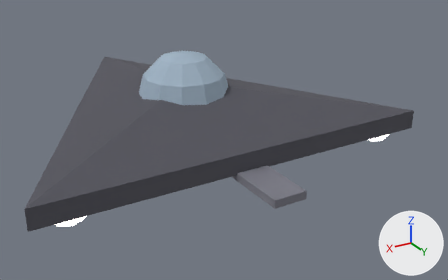
The glTF model models/triangle.glb: old version first, new version second.
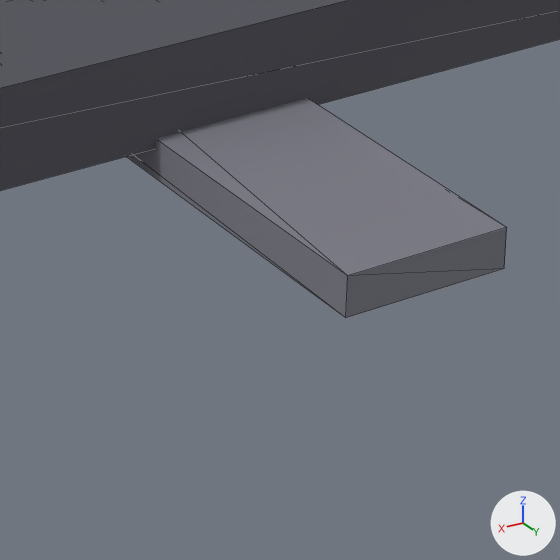
There are two pictures of each version: one whole from a 50 mm camera at (4.34, 8.47, 3.51) aimed at (-0.53, 0.36, -0.55), one close up on the part from 46% to 71% of the width and 52% to 92% of the height. The axes (+X, +Y, +Z) are drawn at lower right. The lights are the same throughout. The last two pictures show the newer version. The close-ups show mesh edges as thin lines. Where no turn or scale is listed for an object, it has been applied to the vertices. Vertices at exactly the same position are counted once.

The first close-up shows 'triangle'.
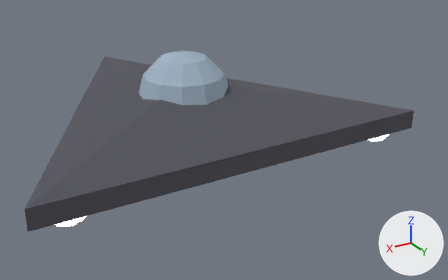
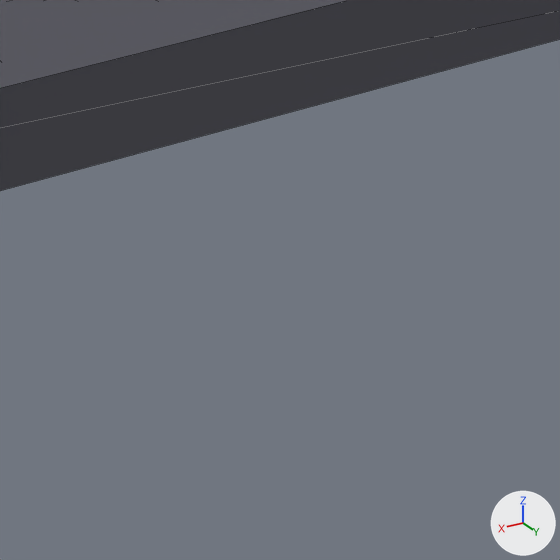
Pixel boxes [x1, y1, x2, y2] of what changed, in the close-ups (560 x 560 px; the box of a moved part takes in the faces that stretch with it):
'triangle', reshaped
    before: [0, 0, 560, 318]
    after: [0, 0, 560, 191]
part 1 of me_triangle, moved or reshaped (not visible afterwards)
    before: [127, 98, 507, 318]

Edits to the bpy script that builds the scene:
```text
Change me_triangle:
    used by ob_triangle; location = (0.0, 0.0, 0.0)
    remove me_triangle.from_pydata(...)  # 113 vertices, 202 faces; spans x -3.1..3.1, y -3.6..2.9, z -0.48..0.45
    add me_triangle.from_pydata(...)  # 113 vertices, 202 faces; spans x -3.1..3.1, y -3.6..2.0, z -0.48..0.45
    me_triangle part 1: the loose piece of 8 vertices spanning x -0.25..0.25, y -2.7..2.9, z -0.39..-0.27 is scaled about its middle by (1, 0.821, 1), then moved by (0.0, -0.9, 0.0)
```
